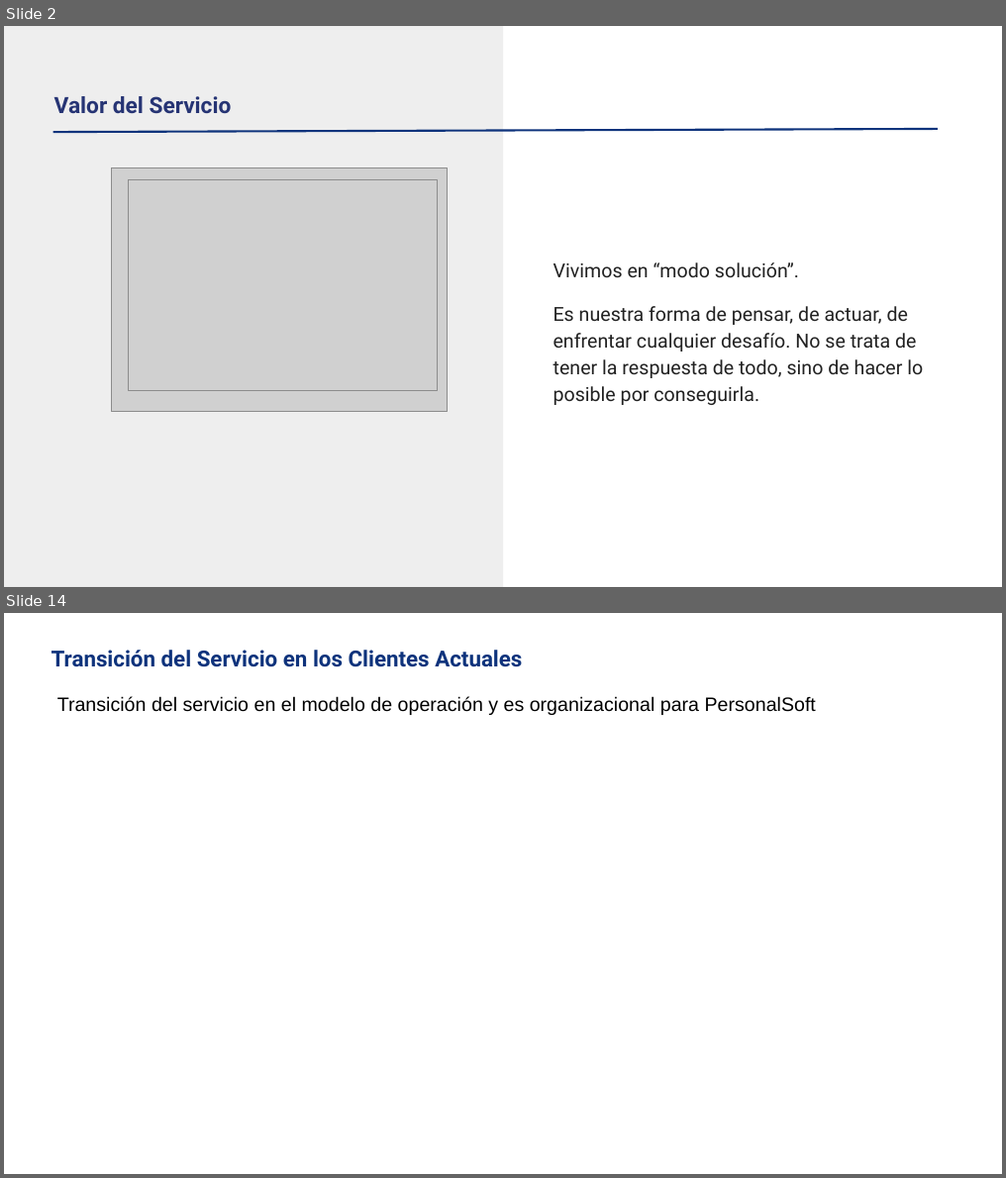
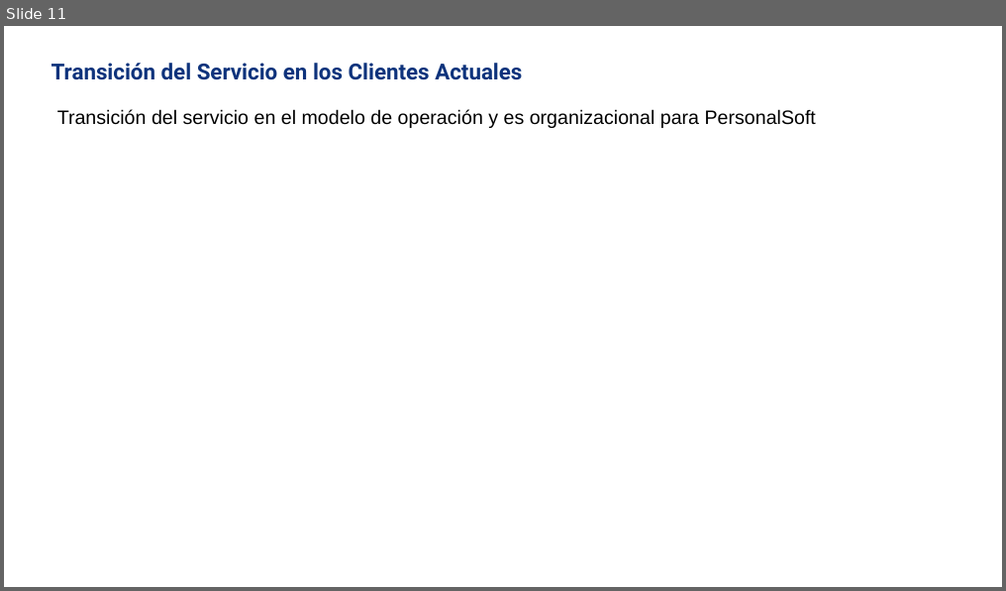
Before and after one commit to nataliazarthapersonalsoft/mesadeservicio-modernizacionaplicaciones, a slide deck: 04-planning/roadmaps/Mesa de Servicio Roadmap Julio.pptx. Shown one above the other, each under a label of ours: slides 2 and 14 before the commit, slide 11 after it; the slides between them are not shown. The pictures are 1006x1178 and 1006x591 pixels, drawn with LibreOffice and Linux fonts; fonts in the diff are those of the drawing; grey boxes stand for pictures; background and template pictures are left out. Boxes give left, top, right and bottom in pixels: in the first picture for what was removed or moved away, otherwise in the second. Text is boxed around its words. In the diff, an @@ line names an element or a change of style, - is before the commit and + after.

```diff
--- a/04-planning/roadmaps/Mesa de Servicio Roadmap Julio.pptx
+++ b/04-planning/roadmaps/Mesa de Servicio Roadmap Julio.pptx
@@ slide 2 removed at [4,26,1002,587], background #FFFFFF @@
@@ rectangle removed at [4,26,503,586] @@
@@ title removed at [54,96,232,113] @@
-Valor del Servicio
@@ line removed from (53, 132) to (937, 129) @@
@@ picture removed at [112,168,448,412] @@
@@ picture removed at [128,179,437,390] @@
@@ text removed at [553,263,923,405] @@
-Vivimos en “modo solución”.
-Es nuestra forma de pensar, de actuar, de enfrentar cualquier desafío. No se trata de tener la respuesta de todo, sino de hacer lo posible por conseguirla.
@@ what was slide 14 is now slide 11 @@
```
Also in this commit, not shown: 4 slides changed, 4 slides added, 6 other slides removed.
